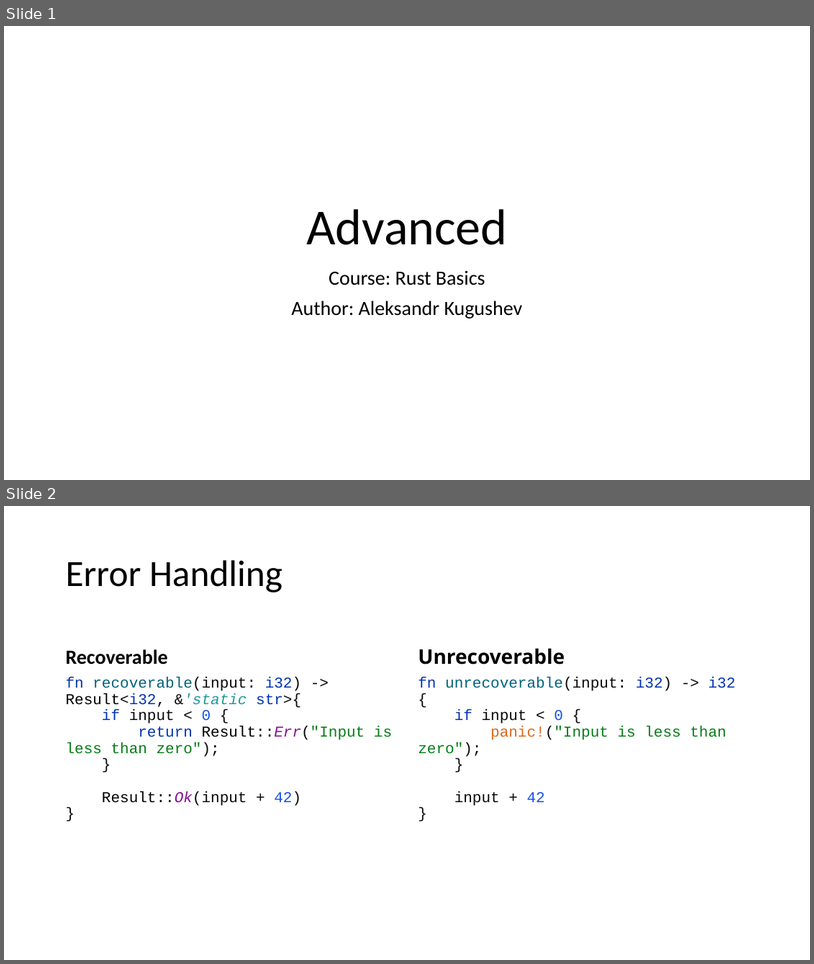
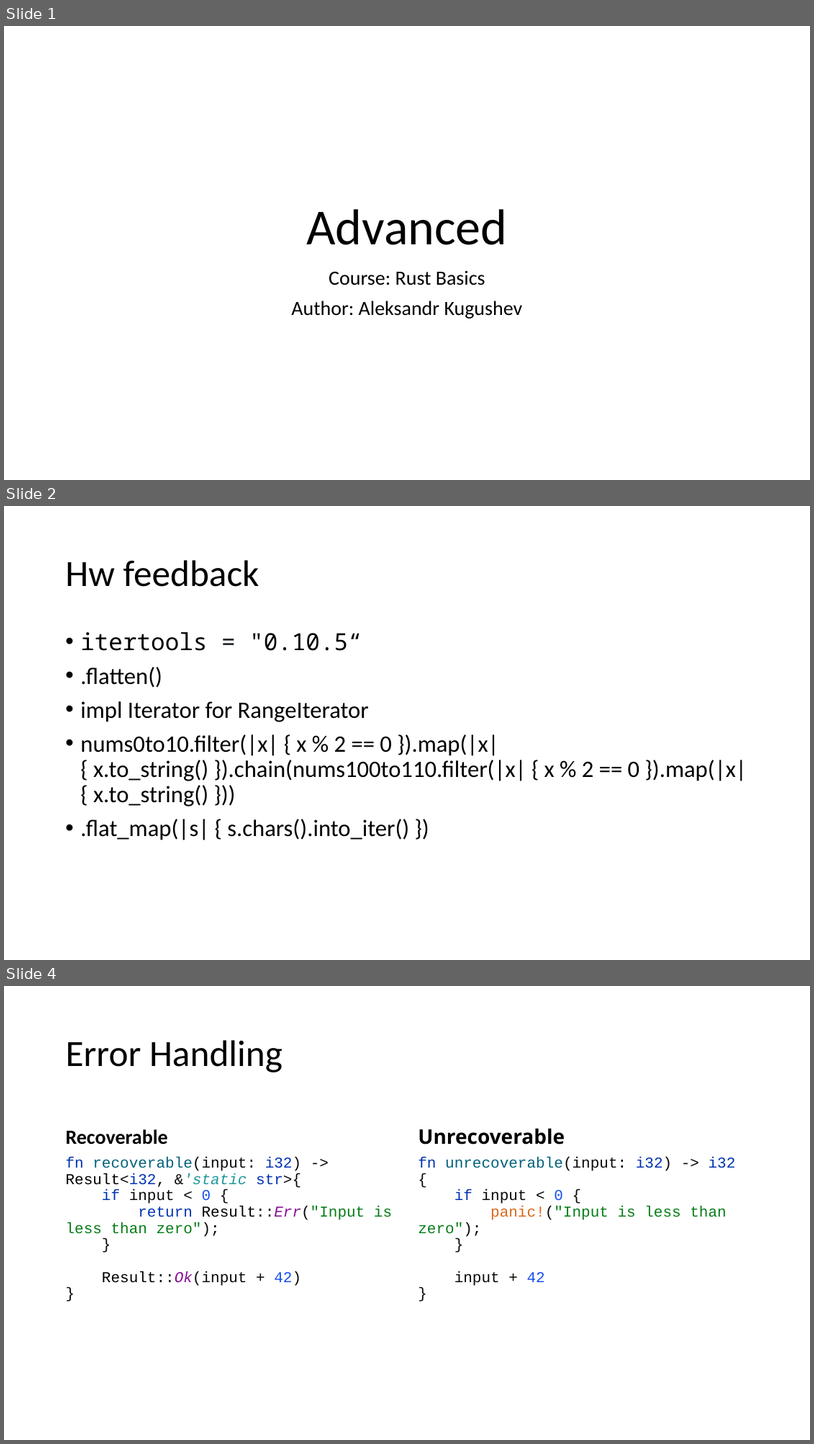
Before and after one commit to kugushev/course-rust-basics, a slide deck: src/10-Advanced/10-Advanced.pptx. Shown one above the other, each under a label of ours: slides 1 and 2 before the commit, slides 1, 2 and 4 after it; the slides between them are not shown. The pictures are 814x964 and 814x1444 pixels, drawn with LibreOffice and Linux fonts; fonts in the diff are those of the drawing. Boxes give left, top, right and bottom in pixels: in the first picture for what was removed or moved away, otherwise in the second. Text is boxed around its words. In the diff, an @@ line names an element or a change of style, - is before the commit and + after.

```diff
--- a/src/10-Advanced/10-Advanced.pptx
+++ b/src/10-Advanced/10-Advanced.pptx
@@ slide 2 added at (4,506,810,960), background #FFFFFF @@
@@ title added at (65,560,260,587), 44 pt, text #000000 @@
+Hw feedback
@@ text added at (80,632,747,840), 28 pt, text #000000 @@
+• itertools = "0.10.5“
+• .flatten()
+• impl Iterator for RangeIterator
+• nums0to10.filter(|x| { x % 2 == 0 }).map(|x| { x.to_string() }).chain(nums100to110.filter(|x| { x % 2 == 0 }).map(|x| { x.to_string() }))
+• .flat_map(|s| { s.chars().into_iter() })
@@ what was slide 2 is now slide 4 @@
```
Also in this commit, not shown: 2 other slides added, 1 slide removed, 1 other file.
